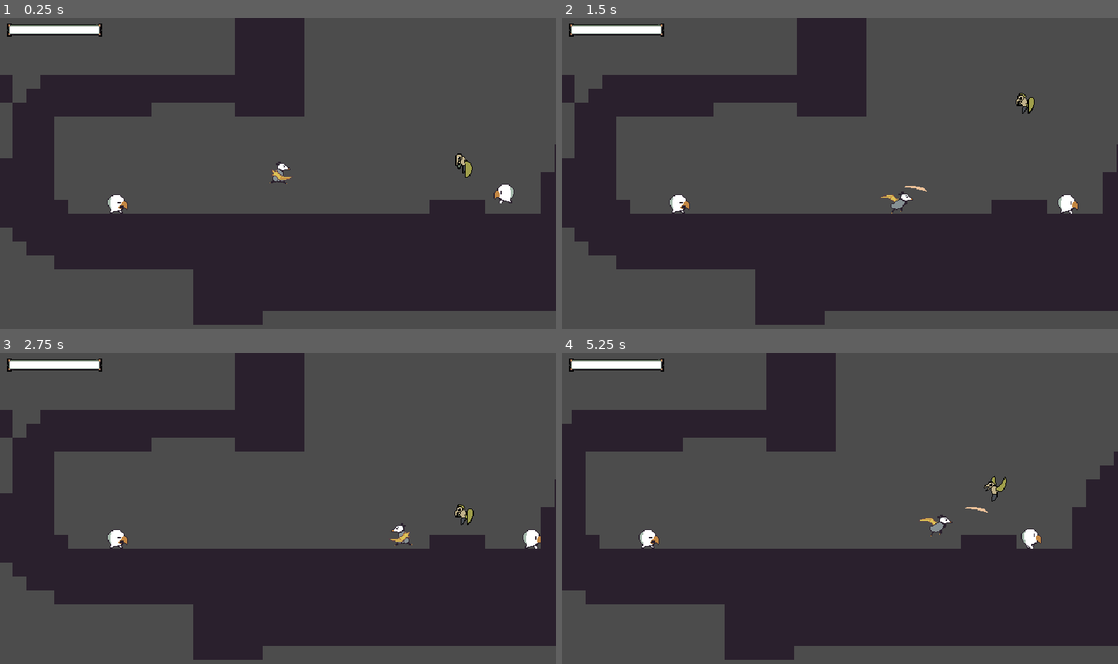
Above: before the commit, frames 1-4 (two rows, left to right).
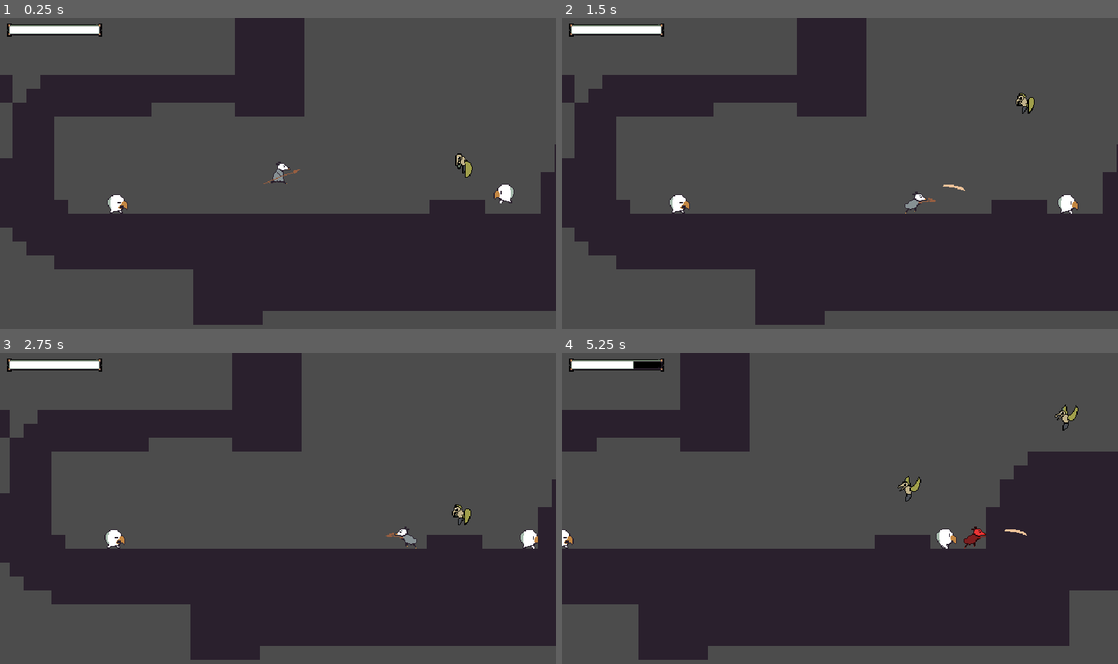
Above: after the commit, the same moments.

Repository: andhedrew/Didelphis
Game: Godot game, scene res://World.tscn
The game is run twice, just before and just after one commit, with the same random seed, the same clock (stepped at 60 frames per second) and the same inputs. Sound files missing from this copy of the repository are replaced by a short silence.
Inputs:
- Up to frame 1 (0.25 s): no input
- Up to frame 2 (1.5 s): hold D (right) from 0.53 s (still down); tap X (attack) at 0.6, 1.35 s; tap Z (jump) at 0.77 s
- Up to frame 3 (2.75 s): tap Z (jump) at 1.52 s; release D (right) at 2.03 s; hold A (left) from 2.03 s (still down); tap X (attack) at 2.1 s
- Up to frame 4 (5.25 s): release A (left) at 2.78 s; hold D (right) 2.78-4.28 s; tap X (attack) every 0.75 s from 2.85 to 5.1 s; tap Z (jump) at 3.02, 3.77, 4.52 s; hold A (left) 4.28-5.03 s; hold D (right) from 5.03 s (still down)

The runs differ from the first frame. In frame 1, less than 0.1% of the frame differs, in the area x 47-54%, y 48-54%; in frame 2, 0.3%; in frame 3, 1.5%; in frame 4, 20%, in the area x 0-100%, y 0-99%.

Commit message:
Weapon images now being set properly

Diff:
--- a/Actors/player.gd
+++ b/Actors/player.gd
@@ -165,7 +165,7 @@
 		velocity.y = min((jump_height)+in_air_timer, velocity.y)
 
 	velocity = move_and_slide(velocity, Vector2.UP)
-
+	apply_acceleration(input.x)
 	apply_friction()
 
 	if state_timer > attack_delay:
--- /dev/null
+++ b/Animations/player_frames.tres
@@ -0,0 +1,17 @@
+[gd_resource type="Animation" format=2]
+
+[resource]
+resource_name = "walk_looking_up"
+length = 0.4
+tracks/0/type = "value"
+tracks/0/path = NodePath(".:frame")
+tracks/0/interp = 1
+tracks/0/loop_wrap = true
+tracks/0/imported = false
+tracks/0/enabled = true
+tracks/0/keys = {
+"times": PoolRealArray( 0, 0.1, 0.2, 0.3 ),
+"transitions": PoolRealArray( 1, 1, 1, 1 ),
+"update": 1,
+"values": [ 32, 33, 30, 31 ]
+}
--- a/Hitboxes/Hitbox.gd
+++ b/Hitboxes/Hitbox.gd
@@ -1,8 +1,8 @@
 extends Area2D
 class_name HitBox
 
-export(int) var damage := 1
-export(float) var knockback_force := 3
+var damage : int = 1
+var knockback_force : float = 3
 
 func _ready():
 	pass
--- a/Weapon.gd
+++ b/Weapon.gd
@@ -2,6 +2,7 @@
 class_name Weapon
 
 export(PackedScene) var bullet_scene
+export(Texture) var weapon_spritesheet
 export(float) var attack_delay_in_seconds = 50.0
 export(bool) var pass_through_environment := false
 export(bool) var tracking_ammo
@@ -15,7 +16,7 @@
 var facing = Enums.Facing.RIGHT
 var state = Enums.State.IDLE
 
-var set_up_ammo_bar := false
+var set_up := false
 
 func _ready():
 	GameEvents.connect("player_attacked", self, "fire_weapon")
@@ -23,12 +24,17 @@
 	get_parent().attack_delay = attack_delay_in_seconds
 
 
+
 func _physics_process(delta):
-	if !set_up_ammo_bar and tracking_ammo:
-		ammo_amount = max_ammo
-		GameEvents.emit_signal("weapon_reloading", ammo_amount, max_ammo)
-		get_parent().reloading = false
-		set_up_ammo_bar = true
+	if !set_up:
+		var weapon_model = get_node("../Model/WeaponModel")
+		if weapon_model != null:
+			weapon_model.texture = weapon_spritesheet
+		if tracking_ammo:
+			ammo_amount = max_ammo
+			GameEvents.emit_signal("weapon_reloading", ammo_amount, max_ammo)
+			get_parent().reloading = false
+		set_up = true
 
 	if ammo_amount == 0 and tracking_ammo:
 		state = Enums.State.RELOADING
--- a/Weapons/BaseWeapon.tscn
+++ b/Weapons/BaseWeapon.tscn
@@ -1,9 +1,10 @@
-[gd_scene load_steps=9 format=2]
+[gd_scene load_steps=10 format=2]
 
 [ext_resource path="res://Weapons/Projectiles/projectile.tscn" type="PackedScene" id=1]
 [ext_resource path="res://Weapon.gd" type="Script" id=2]
 [ext_resource path="res://Sprites/tiles.png" type="Texture" id=3]
 [ext_resource path="res://Weapons/BulletSpawn.gd" type="Script" id=4]
+[ext_resource path="res://Sprites/player_weapon_claw.png" type="Texture" id=5]
 
 [sub_resource type="AtlasTexture" id=1]
 atlas = ExtResource( 3 )
@@ -38,6 +39,7 @@
 position = Vector2( -2, -14 )
 script = ExtResource( 2 )
 bullet_scene = SubResource( 4 )
+weapon_spritesheet = ExtResource( 5 )
 pass_through_environment = true
 
 [node name="BulletSpawn" type="Position2D" parent="."]
--- a/Weapons/Projectiles/projectile.gd
+++ b/Weapons/Projectiles/projectile.gd
@@ -6,6 +6,7 @@
 export(float) var speed
 export(bool) var track_lifespan
 export(float) var lifespan
+export(float) var knockback_force
 onready var hitbox := get_node("Hitbox")
 onready var sprite_node := $Model/BulletSprite
 
@@ -21,12 +22,15 @@
 	sprite_node.hframes = bullet_sprite.get_width()/32
 
 
+
 func _physics_process(delta):
 	move_and_collide(velocity)
 	if not set_up_hitbox_and_animation:
 		animation_player.play("bullet")
 		hitbox.set_collision_layer(get_collision_layer())
 		hitbox.set_collision_mask(get_collision_mask())
+		hitbox.damage = damage
+		hitbox.knockback_force = knockback_force
 		set_up_hitbox_and_animation = true
 
 
--- a/Weapons/Projectiles/projectile.tscn
+++ b/Weapons/Projectiles/projectile.tscn
@@ -47,7 +47,6 @@
 [node name="Hitbox" parent="." instance=ExtResource( 3 )]
 collision_layer = 0
 collision_mask = 0
-knockback_force = 6.0
 
 [node name="CollisionShape2D" parent="Hitbox" index="0"]
 shape = SubResource( 4 )
--- a/Weapons/Spear/Spear.tscn
+++ b/Weapons/Spear/Spear.tscn
@@ -1,44 +1,16 @@
-[gd_scene load_steps=9 format=2]
+[gd_scene load_steps=5 format=2]
 
-[ext_resource path="res://Weapons/Projectiles/projectile.tscn" type="PackedScene" id=1]
-[ext_resource path="res://Weapon.gd" type="Script" id=2]
-[ext_resource path="res://Sprites/tiles.png" type="Texture" id=3]
+[ext_resource path="res://Weapons/Spear/Spear.gd" type="Script" id=1]
+[ext_resource path="res://Weapons/Spear/spear_projectile.tscn" type="PackedScene" id=2]
+[ext_resource path="res://Sprites/player_weapon_spear.png" type="Texture" id=3]
 [ext_resource path="res://Weapons/BulletSpawn.gd" type="Script" id=4]
 
-[sub_resource type="AtlasTexture" id=1]
-atlas = ExtResource( 3 )
-region = Rect2( 48, 0, 16, 16 )
-
-[sub_resource type="SpriteFrames" id=2]
-animations = [ {
-"frames": [ SubResource( 1 ) ],
-"loop": true,
-"name": "default",
-"speed": 5.0
-} ]
-
-[sub_resource type="CircleShape2D" id=3]
-radius = 8.0
-
-[sub_resource type="PackedScene" id=4]
-_bundled = {
-"base_scene": 0,
-"conn_count": 0,
-"conns": PoolIntArray(  ),
-"editable_instances": [ NodePath("Hitbox") ],
-"names": PoolStringArray( "Projectile", "damage", "speed", "AnimatedSprite", "frames", "CollisionShape2D", "shape" ),
-"node_count": 3,
-"node_paths": [ NodePath("."), NodePath("./Hitbox") ],
-"nodes": PoolIntArray( -1, -1, 2147483647, 0, -1, 2, 1, 1, 2, 2, 0, 1073741824, -1, 2147483647, 262147, -1, 1, 4, 3, 0, 1073741825, -1, 2147483647, 262149, -1, 1, 6, 4, 0 ),
-"variants": [ ExtResource( 1 ), 5, 9.0, SubResource( 2 ), SubResource( 3 ) ],
-"version": 2
-}
-
-[node name="BaseWeapon" type="Node2D"]
+[node name="SpearWeapon" type="Node2D"]
 position = Vector2( -2, -14 )
-script = ExtResource( 2 )
-bullet_scene = SubResource( 4 )
-pass_through_environment = true
+script = ExtResource( 1 )
+bullet_scene = ExtResource( 2 )
+weapon_spritesheet = ExtResource( 3 )
+max_ammo = 1
 
 [node name="BulletSpawn" type="Position2D" parent="."]
 position = Vector2( 16, 0 )
--- a/Weapons/Spear/spear_projectile.tscn
+++ b/Weapons/Spear/spear_projectile.tscn
@@ -41,15 +41,15 @@
 collision_mask = 0
 script = ExtResource( 2 )
 bullet_sprite = ExtResource( 4 )
-damage = 3
+damage = 1
 speed = 5.0
 track_lifespan = true
 lifespan = 2.0
+knockback_force = 100.0
 
 [node name="Hitbox" parent="." instance=ExtResource( 3 )]
 collision_layer = 0
 collision_mask = 0
-knockback_force = 6.0
 
 [node name="CollisionShape2D" parent="Hitbox" index="0"]
 shape = SubResource( 4 )
--- a/World.tscn
+++ b/World.tscn
@@ -5,7 +5,7 @@
 [ext_resource path="res://Sprites/Tilesets/grass_tileset.png" type="Texture" id=3]
 [ext_resource path="res://World.gd" type="Script" id=4]
 [ext_resource path="res://Actors/Enemies/DandiRaven/DandiRaven.tscn" type="PackedScene" id=5]
-[ext_resource path="res://Weapons/Projectiles/projectile.tscn" type="PackedScene" id=6]
+[ext_resource path="res://Sprites/player_weapon_spear.png" type="Texture" id=6]
 [ext_resource path="res://Actors/Enemies/Paroot/Paroot.tscn" type="PackedScene" id=7]
 [ext_resource path="res://UI/thistledown-theme.tres" type="Theme" id=8]
 [ext_resource path="res://HealthBar.gd" type="Script" id=9]
@@ -515,15 +515,6 @@
 [node name="Paroot2" parent="." instance=ExtResource( 7 )]
 position = Vector2( 565, -178 )
 
-[node name="Player" parent="." instance=ExtResource( 1 )]
-position = Vector2( 98, -109 )
-
-[node name="BaseWeapon" parent="Player" instance=ExtResource( 2 )]
-position = Vector2( 0, -13 )
-bullet_scene = ExtResource( 6 )
-attack_delay_in_seconds = 20.0
-max_ammo = 5
-
 [node name="CanvasLayer" type="CanvasLayer" parent="."]
 
 [node name="Control" type="Control" parent="CanvasLayer"]
@@ -599,14 +590,18 @@
 [node name="DandiRaven" parent="MovementPath4/PathFollow2D" instance=ExtResource( 5 )]
 rotation = 1.55671
 
+[node name="SpitterPlant" parent="." instance=ExtResource( 11 )]
+position = Vector2( -86, -64 )
+
+[node name="Player" parent="." instance=ExtResource( 1 )]
+position = Vector2( 98, -109 )
+
+[node name="BaseWeapon" parent="Player" instance=ExtResource( 2 )]
+weapon_spritesheet = ExtResource( 6 )
+
 [node name="ForegroundTileMap" type="TileMap" parent="."]
 tile_set = SubResource( 3 )
 cell_size = Vector2( 16, 16 )
 cell_custom_transform = Transform2D( 16, 0, 0, 16, 0, 0 )
 format = 1
 tile_data = PoolIntArray( -1441715, 1, 0, -1441714, 1, 0, -1441713, 1, 0, -1441712, 1, 0, -1441711, 1, 0, -1441710, 1,  …(12281 unchanged characters)…
-
-[node name="SpitterPlant" parent="." instance=ExtResource( 11 )]
-position = Vector2( -86, -64 )
-
-[editable path="Player/BaseWeapon"]
Binary file added: Sprites/player_weapon_spear.png
Not shown, added: Sprites/player_weapon_spear.png.import
